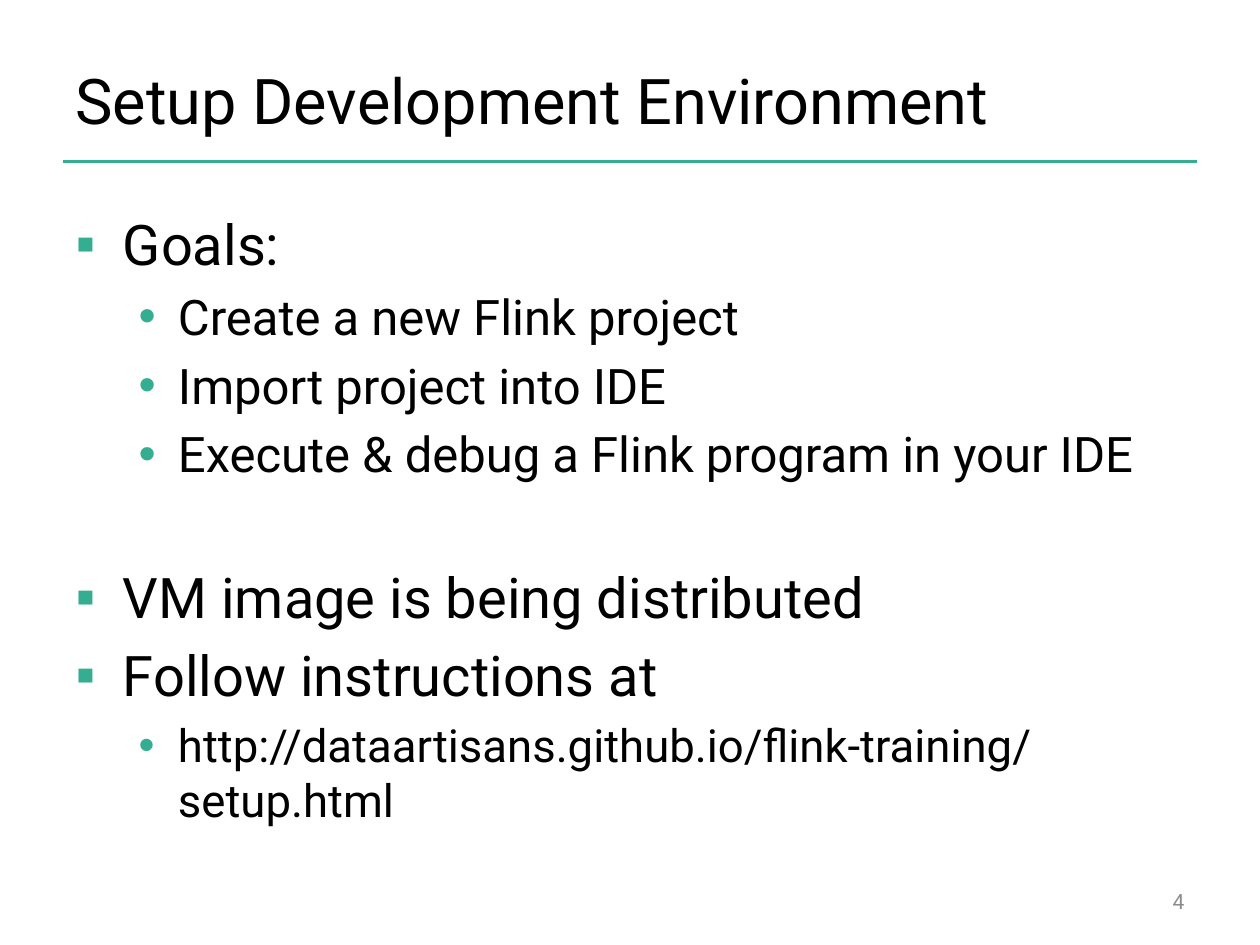
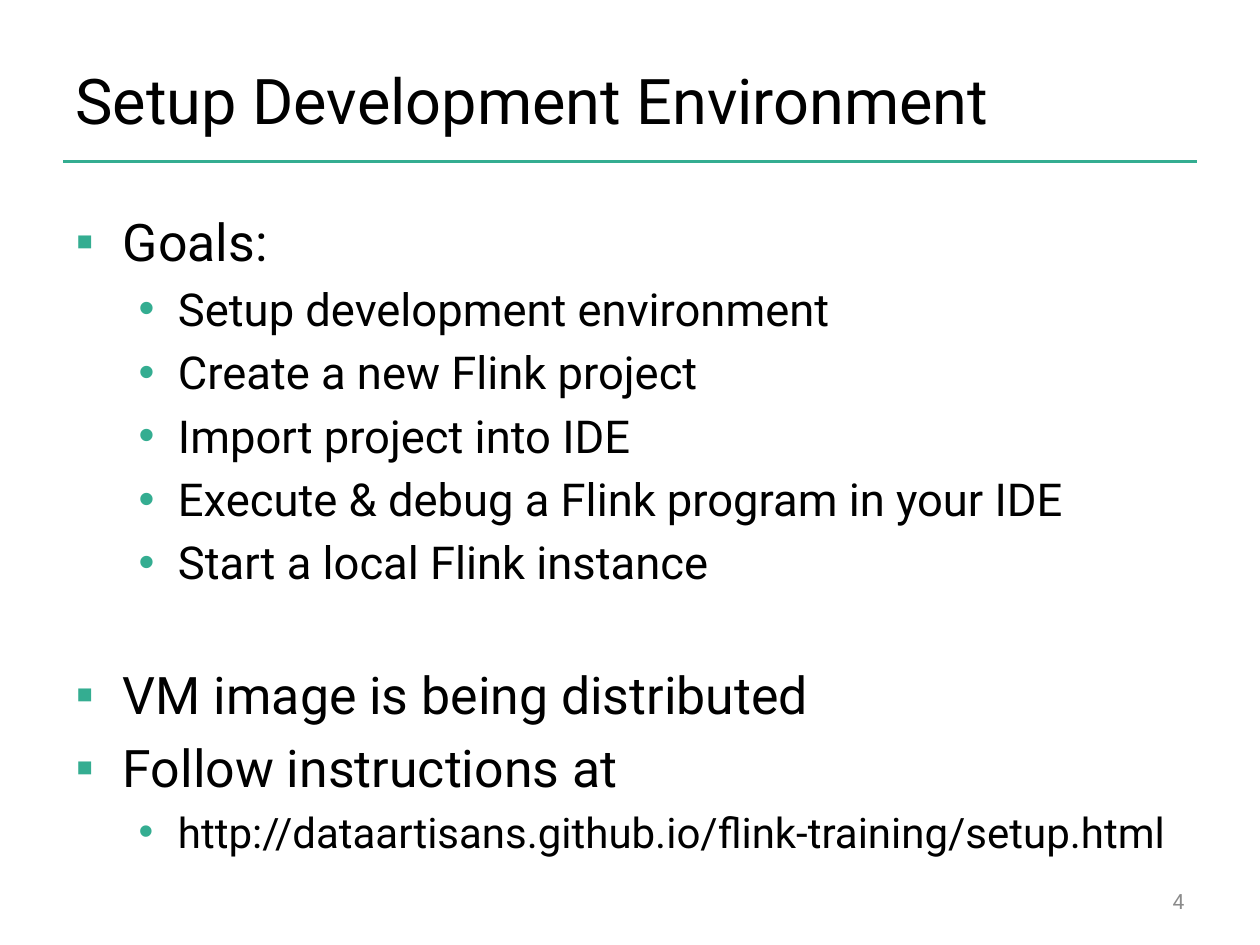
Before and after one commit to dataArtisans/flink-training-web, a slide deck: slide 4 of slides/flink-handon.pptx. Drawn at 1260x945 pixels with LibreOffice and Linux fonts; fonts in the diff are those of the drawing; background and template pictures are left out. Boxes give left, top, right and bottom in pixels: in the first picture for what was removed or moved away, otherwise in the second. Text is boxed around its words. In the diff, an @@ line names an element or a change of style, - is before the commit and + after.

```diff
--- a/slides/flink-handon.pptx
+++ b/slides/flink-handon.pptx
@@ text at (123,222,1165,857): size 32 to 29.6 pt in "Goals:", "VM image is being distributed", "Follow instructions at"; size 28 to 25.9 pt in "Create a new Flink project", "Import project into IDE", "Execute & debug a Flink program in ..."; size 26 to 24.1 pt in "http://dataartisans.github.io/flink-training/setup.html" @@
@@ text at (178,292,829,336): paragraph added @@
+  • Setup development environment
@@ text at (178,545,708,580): paragraph added @@
+  • Start a local Flink instance
```
Also in this commit, not shown: 2 other slides changed, 3 other files.
